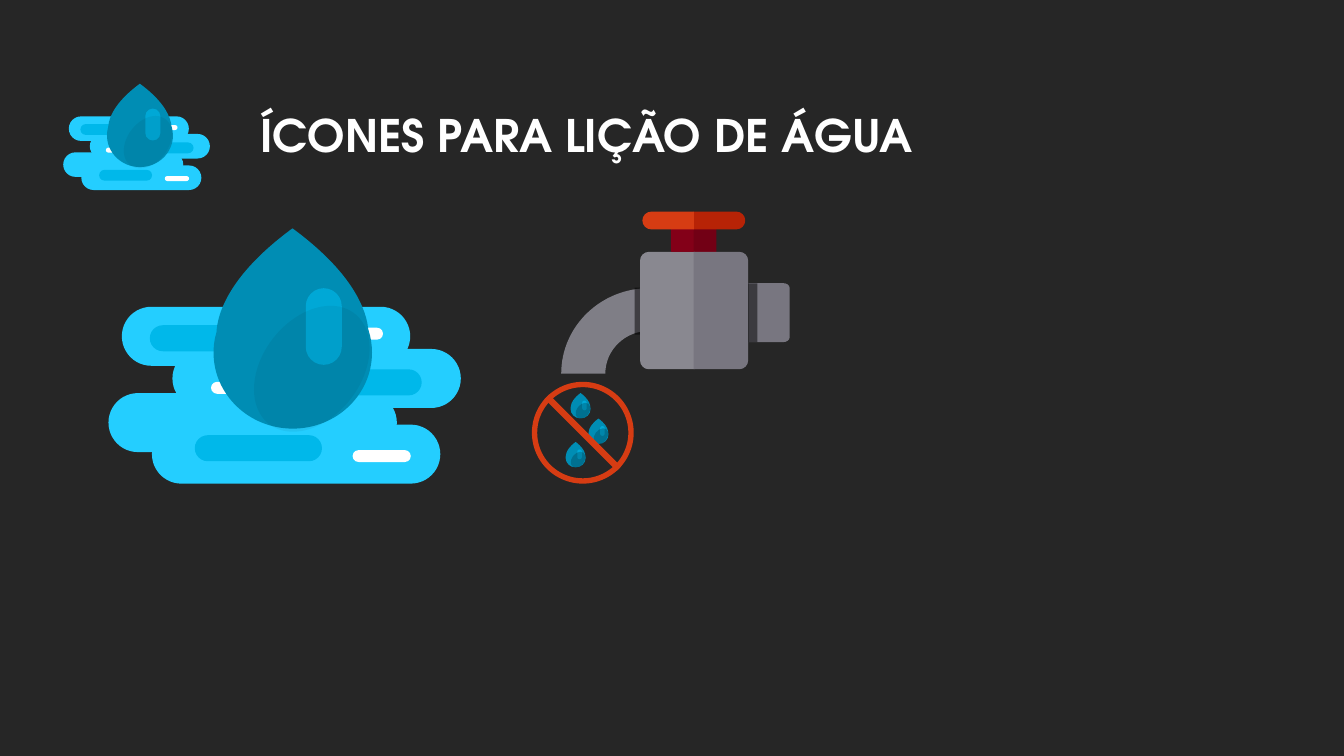
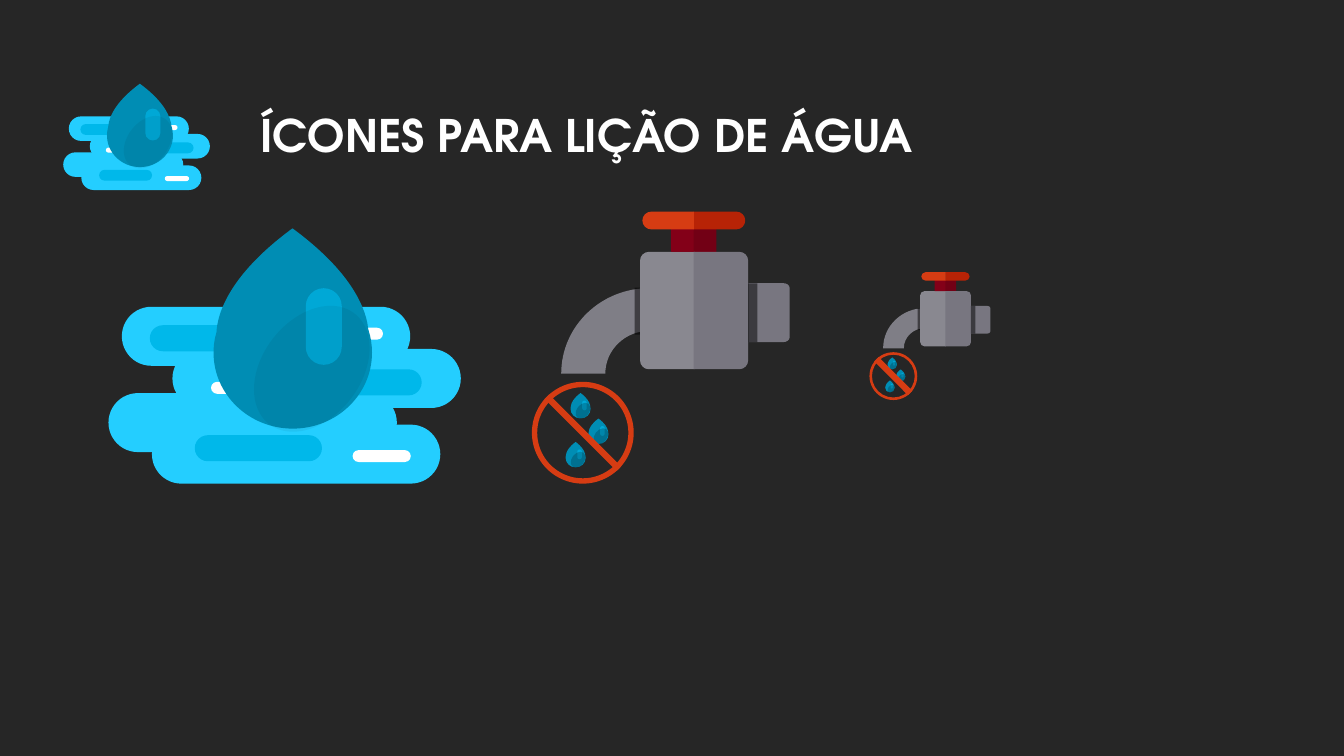
Before and after one commit to pedrogmo/projetopp2, a slide deck: slide 19 of slide/Apresentação1.pptx. Drawn at 1344x756 pixels with LibreOffice and Linux fonts; fonts in the diff are those of the drawing; background and template pictures are left out. Boxes give left, top, right and bottom in pixels: in the first picture for what was removed or moved away, otherwise in the second. Text is boxed around its words. In the diff, an @@ line names an element or a change of style, - is before the commit and + after.

```diff
--- a/slide/Apresentação1.pptx
+++ b/slide/Apresentação1.pptx
@@ group added at [870,272,990,399]: 9 freeform shapes, 4 rectangles, 3 rounded rectangles, 3 ellipses, 1 donut, 1 line @@
```
Also in this commit, not shown: 4 other slides changed, 1 slide added, 31 other files.
